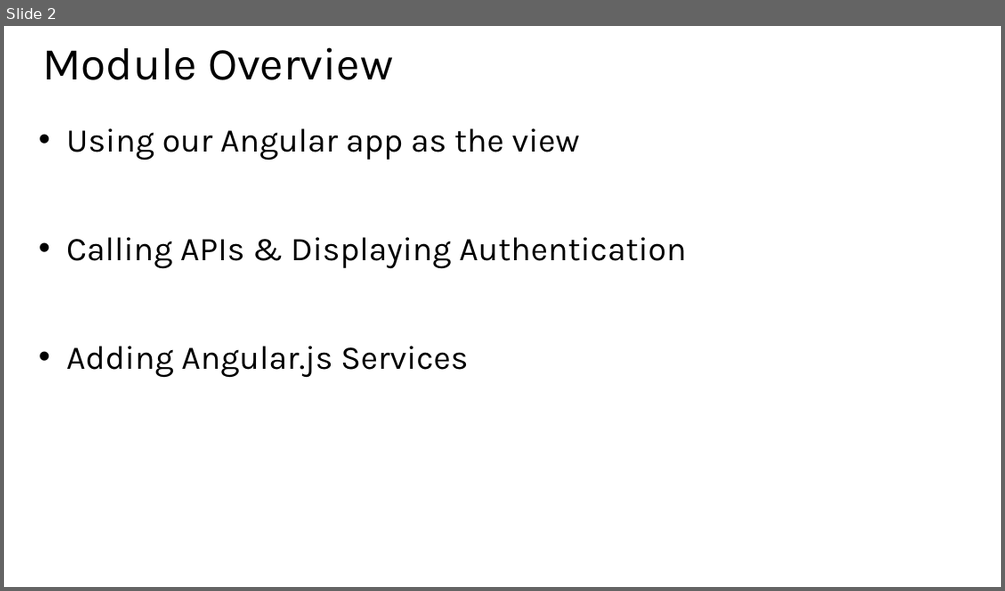
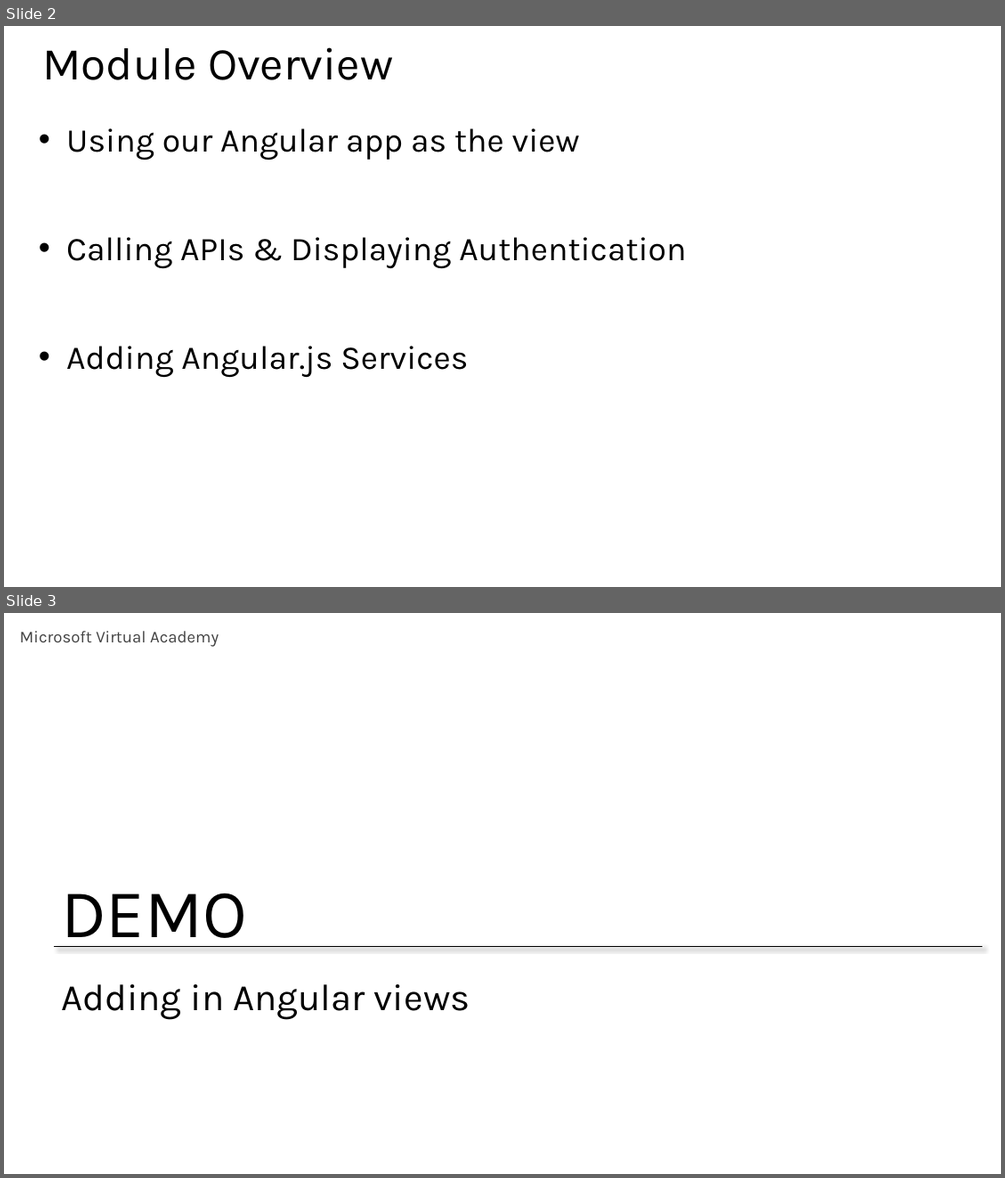
Before and after one commit to hwz/chirp, a slide deck: slides/module5.pptx. Shown one above the other, each under a label of ours: slide 2 before the commit, slides 2 and 3 after it. The pictures are 1005x591 and 1005x1178 pixels, drawn with LibreOffice and Linux fonts; fonts in the diff are those of the drawing. Boxes give left, top, right and bottom in pixels: in the first picture for what was removed or moved away, otherwise in the second. Text is boxed around its words. In the diff, an @@ line names an element or a change of style, - is before the commit and + after.

```diff
--- a/slides/module5.pptx
+++ b/slides/module5.pptx
@@ slide 3 added at [4, 613, 1001, 1174], background #FFFFFF @@
@@ text added at [20, 631, 218, 647], 16 pt, text #404040 @@
+Microsoft Virtual Academy
@@ text added at [61, 892, 247, 947], 66 pt, text #000000 @@
+DEMO
@@ line added from (54, 947) to (983, 947), #000000 0.75 pt @@
@@ title added at [61, 984, 470, 1020], 36 pt, text #000000 @@
+Adding in Angular views
```
Also in this commit, not shown: 1 slide changed, 1 other slide added, 2 slides removed, 4 other files.
